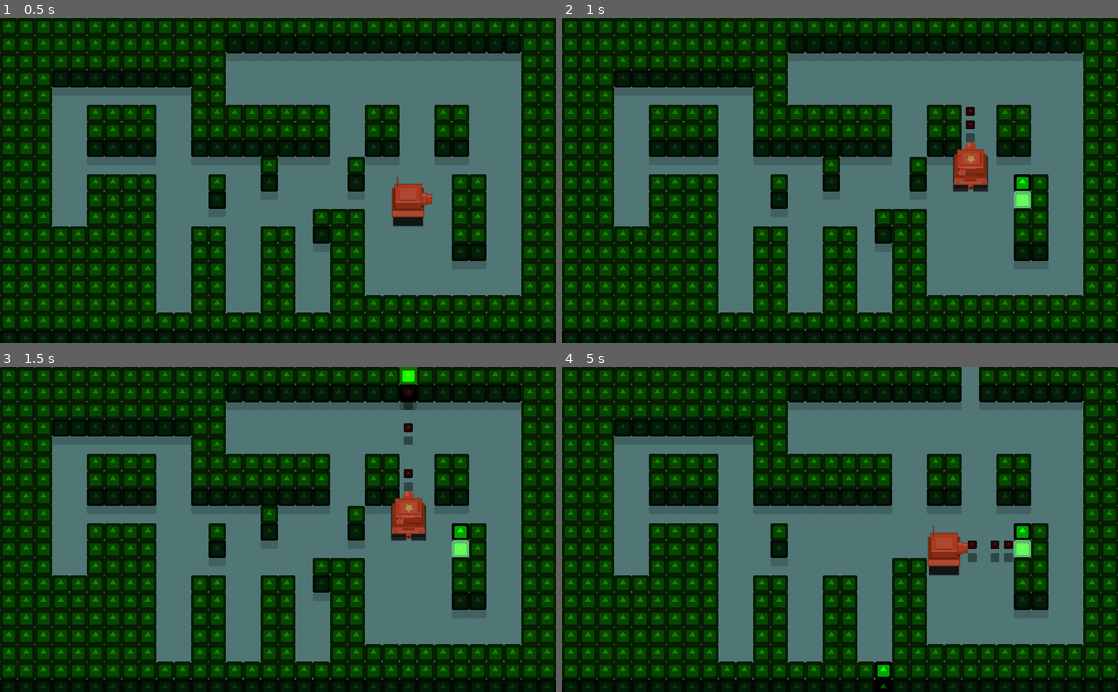
Above: before the commit, frames 1-4 (two rows, left to right).
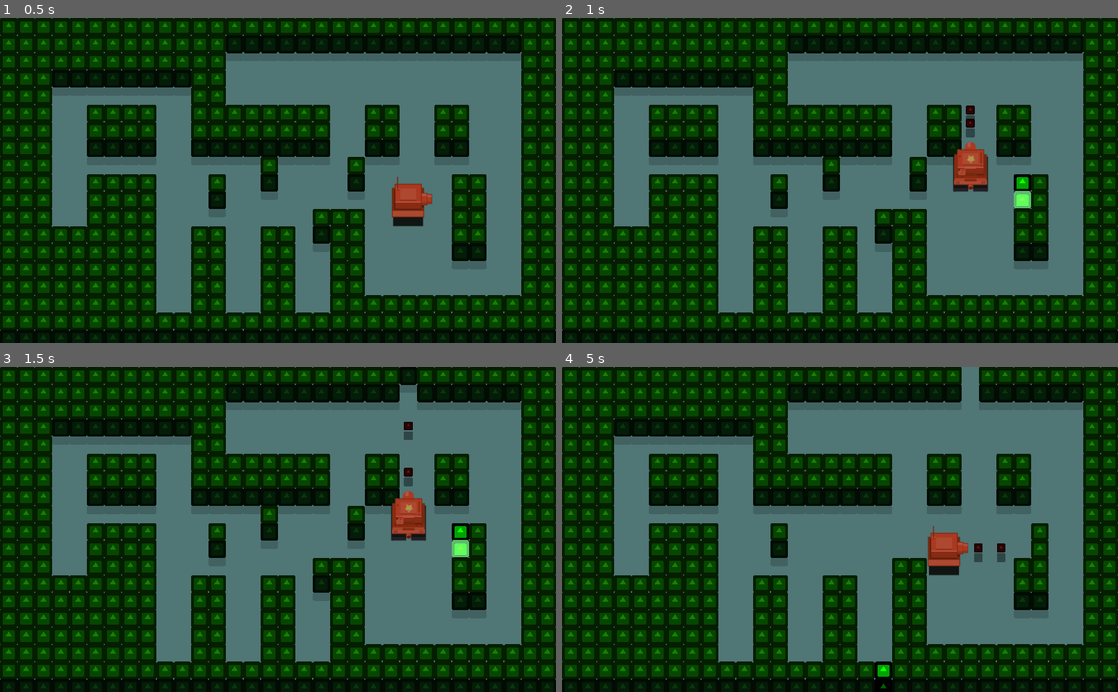
Above: after the commit, the same moments.

Repository: Godot-en-Espanol/Node-City
Game: Godot game, scene res://Prototipos/Scene/TestScene.tscn
Two runs of this game, one before a commit and one after it. Both use one fixed random seed, a clock stepped at 60 frames per second and the inputs below. The engine's default icon, where the game draws it, is replaced by a stand-in: a white triangle on a blue panel in a dark square.
Inputs:
- Up to frame 1 (0.5 s): no input
- Up to frame 2 (1 s): tap Enter (ui_accept) at 0.5, 0.6, 0.77 s; hold Up (ui_up) from 0.53 s (still down)
- Up to frame 3 (1.5 s): keep holding Up (ui_up); tap Enter (ui_accept) at 1.07, 1.35 s
- Up to frame 4 (5 s): tap Enter (ui_accept) at 1.52, 1.82, 2.1, 2.85, 3.02, 3.32, 3.6, 3.77, 4.07, 4.35, 4.52, 4.82 s; release Up (ui_up) at 2.03 s; hold Left (ui_left) 2.03-3.53 s; hold Down (ui_down) 3.53-4.28 s; hold Right (ui_right) from 4.28 s (still down)

Frame 1 is identical in both runs. In frame 2, 0.1% of the frame differs, in the area x 72-75%, y 26-39%; in frame 3, 0.5%; in frame 4, 0.7%, in the area x 73-85%, y 48-64%.

Commit message:
Se corrige la posición de las balas
Cierra el issue #19

Diff:
--- a/Proyecto/Prototipos/Scene/Tank/Bullet.gd
+++ b/Proyecto/Prototipos/Scene/Tank/Bullet.gd
@@ -1,14 +1,29 @@
 extends Area2D
 
-var direction := Vector2.RIGHT
+var _direction := Vector2.ZERO
+var _sprite_offset : float
 var speed := 300.0
 
-func init(_direction : Vector2) -> void:
-	direction = _direction
+var initialized := false
+
+onready var sprite := $Sprite
+
+
+func _ready():
+
+	assert(initialized, "You need to initialize the bullet with `init()` before adding to tree.")
+	sprite.position.y = _sprite_offset
 
 func _physics_process(delta : float) -> void:
-	global_position += direction * speed * delta
+	global_position += _direction * speed * delta
+
 
 func _on_Bullet_body_entered(body):
 	body.destroy()
 	queue_free()
+
+
+func init(direction : Vector2, sprite_offset : float) -> void:
+	_direction = direction
+	_sprite_offset = sprite_offset
+	initialized = true
--- a/Proyecto/Prototipos/Scene/Tank/Bullet.tscn
+++ b/Proyecto/Prototipos/Scene/Tank/Bullet.tscn
@@ -9,13 +9,13 @@
 [node name="Bullet" type="Area2D"]
 script = ExtResource( 1 )
 
-[node name="icon" type="Sprite" parent="."]
+[node name="Sprite" type="Sprite" parent="."]
 self_modulate = Color( 0.513726, 0.0509804, 0.0509804, 1 )
 position = Vector2( 0, -24 )
 scale = Vector2( 0.25, 0.25 )
 texture = ExtResource( 2 )
 
-[node name="icon2" type="Sprite" parent="."]
+[node name="Shadow" type="Sprite" parent="."]
 self_modulate = Color( 0, 0, 0, 0.41 )
 scale = Vector2( 0.25, 0.25 )
 texture = ExtResource( 2 )
--- a/Proyecto/Prototipos/Scene/Tank/Tank.gd
+++ b/Proyecto/Prototipos/Scene/Tank/Tank.gd
@@ -12,7 +12,8 @@
 onready var tween := $Tween
 onready var collision_detector := $Body/CollisionDetector
 onready var body := $Body
-onready var canon := $Body/Canon
+onready var bullet_position := $BulletPosition
+onready var canon := $BulletPosition/Canon
 onready var animation_tree := $AnimationPlayer/AnimationTree
 
 func _ready() -> void:
@@ -42,8 +43,8 @@
 
 func shoot() -> void:
 	var _new_bullet = bullet.instance()
-	_new_bullet.global_position = canon.global_position
-	_new_bullet.init(current_direction)
+	_new_bullet.global_position = bullet_position.global_position
+	_new_bullet.init(current_direction, canon.position.y)
 	get_parent().add_child(_new_bullet)
 
 func _move(dir : Vector2) -> void:
--- a/Proyecto/Prototipos/Scene/Tank/Tank.tscn
+++ b/Proyecto/Prototipos/Scene/Tank/Tank.tscn
@@ -22,6 +22,18 @@
 "update": 1,
 "values": [ 0 ]
 }
+tracks/1/type = "value"
+tracks/1/path = NodePath("BulletPosition:position")
+tracks/1/interp = 1
+tracks/1/loop_wrap = true
+tracks/1/imported = false
+tracks/1/enabled = true
+tracks/1/keys = {
+"times": PoolRealArray( 0 ),
+"transitions": PoolRealArray( 1 ),
+"update": 0,
+"values": [ Vector2( 0, 1 ) ]
+}
 
 [sub_resource type="Animation" id=3]
 resource_name = "Left"
@@ -37,6 +49,18 @@
 "update": 1,
 "values": [ 1 ]
 }
+tracks/1/type = "value"
+tracks/1/path = NodePath("BulletPosition:position")
+tracks/1/interp = 1
+tracks/1/loop_wrap = true
+tracks/1/imported = false
+tracks/1/enabled = true
+tracks/1/keys = {
+"times": PoolRealArray( 0 ),
+"transitions": PoolRealArray( 1 ),
+"update": 0,
+"values": [ Vector2( -44, -32 ) ]
+}
 
 [sub_resource type="Animation" id=4]
 resource_name = "Right"
@@ -52,6 +76,18 @@
 "update": 1,
 "values": [ 2 ]
 }
+tracks/1/type = "value"
+tracks/1/path = NodePath("BulletPosition:position")
+tracks/1/interp = 1
+tracks/1/loop_wrap = true
+tracks/1/imported = false
+tracks/1/enabled = true
+tracks/1/keys = {
+"times": PoolRealArray( 0 ),
+"transitions": PoolRealArray( 1 ),
+"update": 0,
+"values": [ Vector2( 43, -32 ) ]
+}
 
 [sub_resource type="Animation" id=5]
 resource_name = "Up"
@@ -66,6 +102,18 @@
 "transitions": PoolRealArray( 1 ),
 "update": 1,
 "values": [ 3 ]
+}
+tracks/1/type = "value"
+tracks/1/path = NodePath("BulletPosition:position")
+tracks/1/interp = 1
+tracks/1/loop_wrap = true
+tracks/1/imported = false
+tracks/1/enabled = true
+tracks/1/keys = {
+"times": PoolRealArray( 0 ),
+"transitions": PoolRealArray( 1 ),
+"update": 0,
+"values": [ Vector2( 0, -73 ) ]
 }
 
 [sub_resource type="AnimationNodeAnimation" id=6]
@@ -122,8 +170,11 @@
 enabled = true
 cast_to = Vector2( 40, 0 )
 
-[node name="Canon" type="Position2D" parent="Body"]
-position = Vector2( 32, 0 )
+[node name="BulletPosition" type="Position2D" parent="."]
+position = Vector2( 43, -32 )
+
+[node name="Canon" type="Position2D" parent="BulletPosition"]
+position = Vector2( 0, -18 )
 
 [node name="Tween" type="Tween" parent="."]
 playback_process_mode = 0
